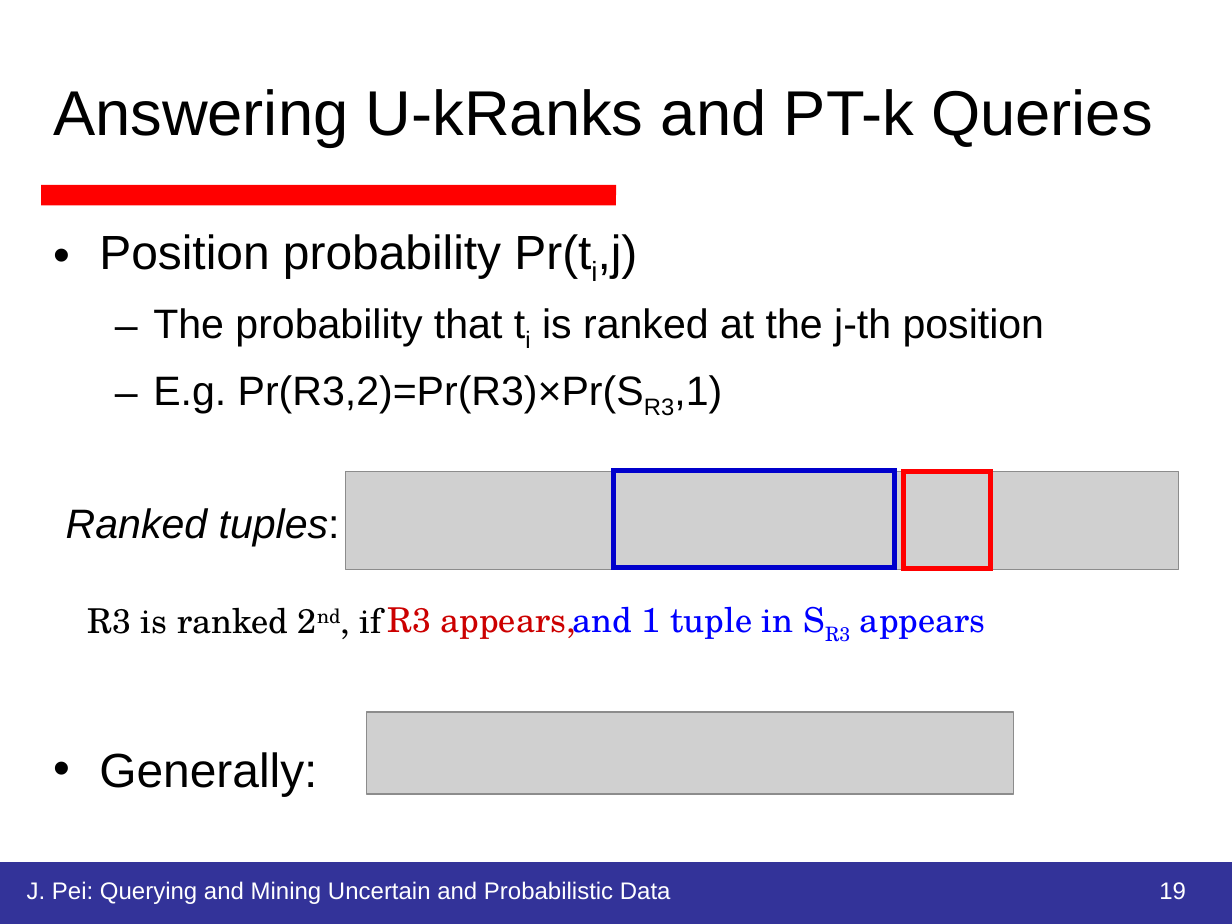
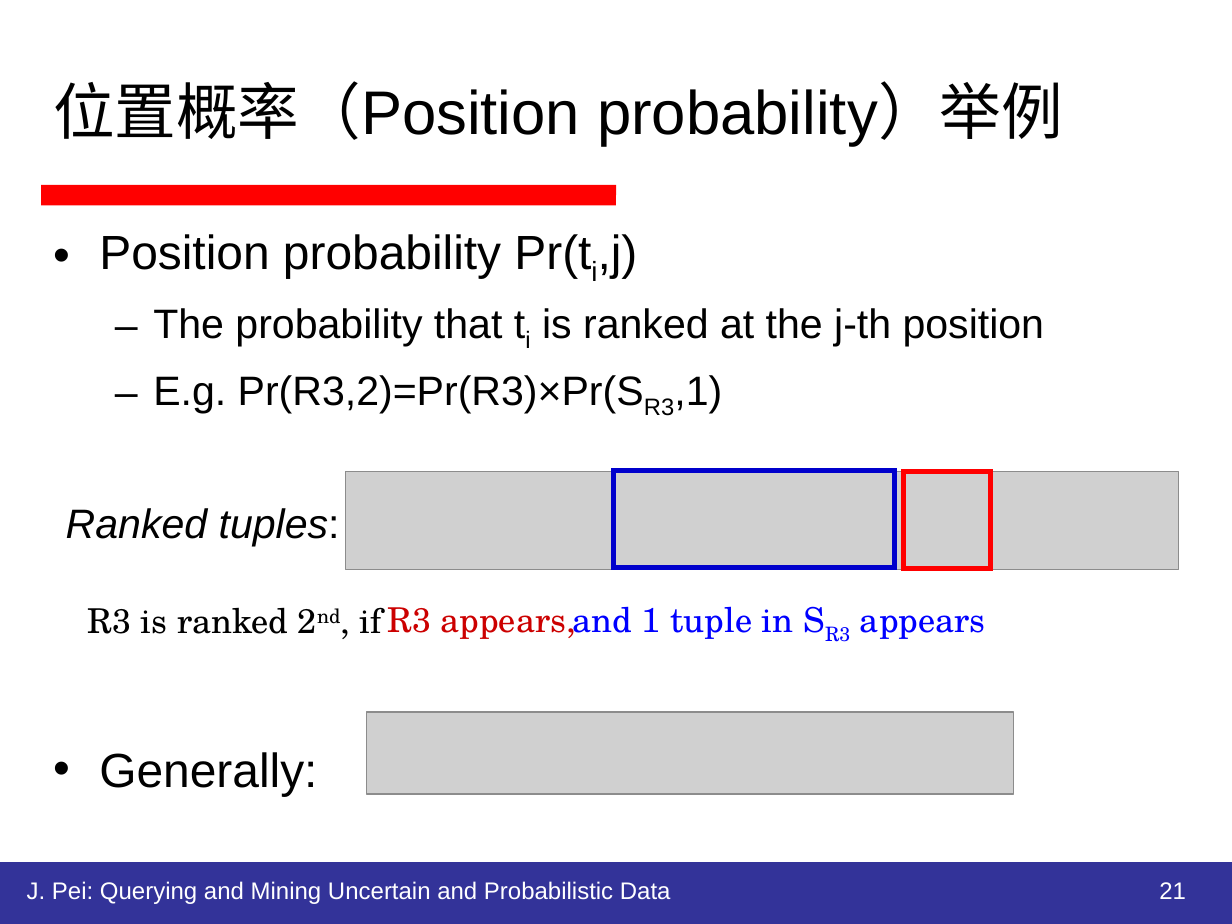
Before and after one commit to HiltonWei/wpstest, a slide deck: slide 21 of branches/区钺坚/读书报告/不确定性数据的查询分析处理.ppt (slide 19 before the commit). Drawn at 1232x924 pixels with LibreOffice and Linux fonts; fonts in the diff are those of the drawing; grey boxes stand for pictures. Boxes give left, top, right and bottom in pixels: in the first picture for what was removed or moved away, otherwise in the second. Text is boxed around its words. In the diff, an @@ line names an element or a change of style, - is before the commit and + after.

```diff
--- a/branches/区钺坚/读书报告/不确定性数据的查询分析处理.ppt
+++ b/branches/区钺坚/读书报告/不确定性数据的查询分析处理.ppt
@@ title at (53,81,1063,146): text changed; size 37 to 36 pt @@
-Answering U-kRanks and PT-k Queries
+位置概率（Position probability）举例
@@ page number at (1159,882,1186,899): text changed @@
-19
+21
```
Also in this commit, not shown: 13 other slides changed, 10 slides added, 1 slide removed, 4 other files.
